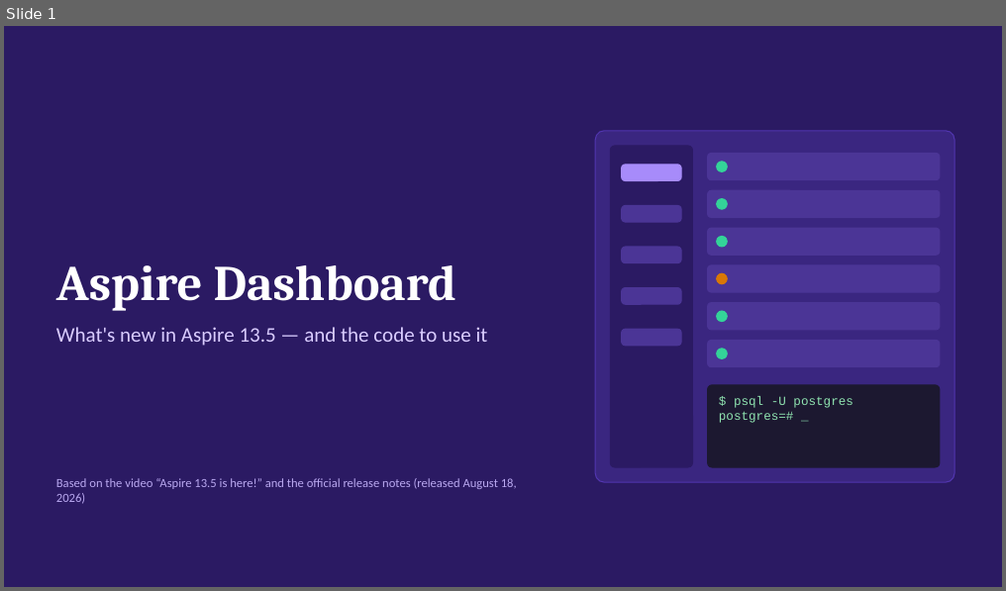
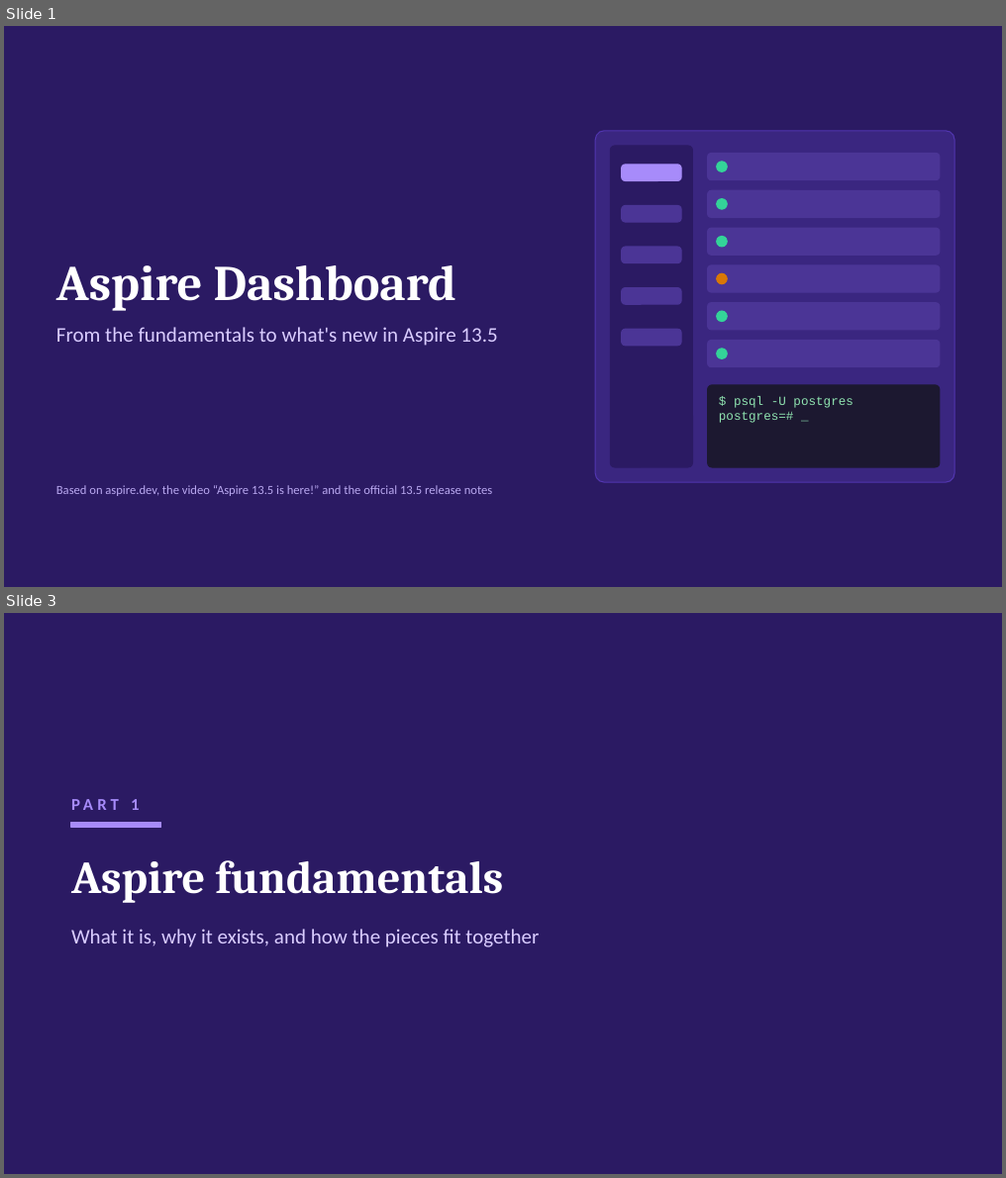
Before and after one commit to mcdmags/aspire-dashboard, a slide deck: aspire-dashboard-13-5.pptx. Shown one above the other, each under a label of ours: slide 1 before the commit, slides 1 and 3 after it; the slides between them are not shown. The pictures are 1006x591 and 1006x1178 pixels, drawn with LibreOffice and Linux fonts; fonts in the diff are those of the drawing. Boxes give left, top, right and bottom in pixels: in the first picture for what was removed or moved away, otherwise in the second. Text is boxed around its words. In the diff, an @@ line names an element or a change of style, - is before the commit and + after.

Commit message:
Added fundamentals and concise version

```diff
--- a/aspire-dashboard-13-5.pptx
+++ b/aspire-dashboard-13-5.pptx
@@ slide 3 added at [4,613,1002,1174], background #2B1A63 @@
@@ text added at [131,799,139,810], 16 pt, text #A78BFA, bold @@
+PART 1
@@ rectangle added at [71,823,161,827], fill #A78BFA, outline #A78BFA 1 pt @@
@@ title added at [71,861,504,903], 44 pt, text #FFFFFF, bold @@
+Aspire fundamentals
@@ text added at [71,929,539,948], 20 pt, text #D9CCFF @@
+What it is, why it exists, and how the pieces fit together
@@ slide 1 changed as well @@
@@ text at [56,327,497,346]: text changed @@
-What's new in Aspire 13.5 — and the code to use it
+From the fundamentals to what's new in Aspire 13.5
@@ text at [56,485,493,496]: text changed @@
-Based on the video “Aspire 13.5 is here!” and the official release notes (released August 18, 2026)
+Based on aspire.dev, the video “Aspire 13.5 is here!” and the official 13.5 release notes
```
Also in this commit, not shown: 12 other slides changed, 18 other slides added, 5 slides removed, 1 other file.
